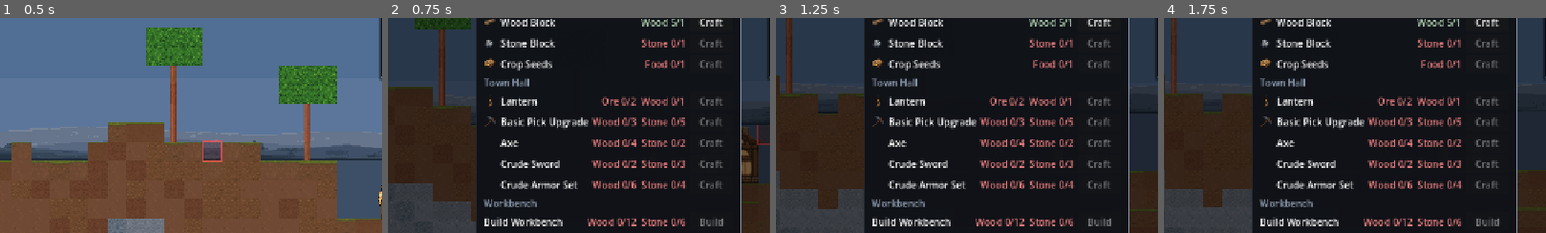
Above: before the commit, frames 1-4 (left to right).
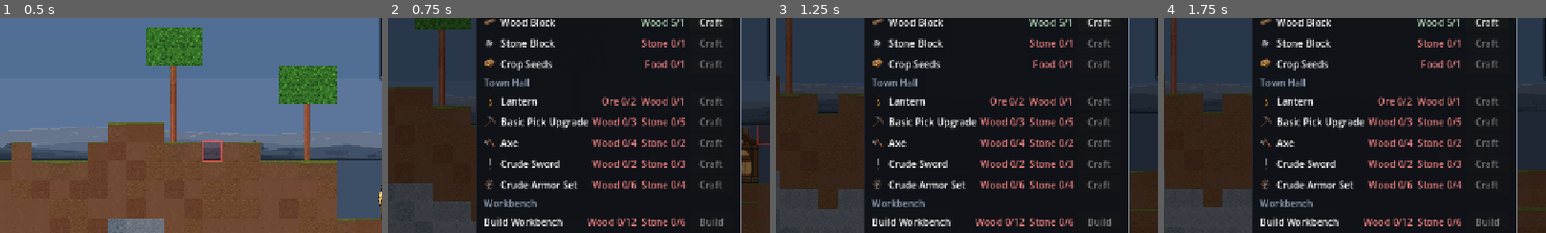
Above: after the commit, the same moments.

Repository: ppeck1/coheronia
Game: Godot game, scene res://scenes/main/Main.tscn
The game is run twice, just before and just after one commit, with the same random seed, the same clock (stepped at 60 frames per second) and the same inputs. This scene is started directly instead of the project's main scene.
Inputs (mouse positions are % of the whole screen's width and height, from its top left):
- Up to frame 1 (0.5 s): no input
- Up to frame 2 (0.75 s): tap Enter at 0.5 s; move the mouse to (72, 45) at 0.52 s; hold D (move_right) from 0.53 s (still down); hold C (craft) from 0.53 s (still down); click (72, 45) at 0.67 s
- Up to frame 3 (1.25 s): keep holding D (move_right); keep holding C (craft); tap Space (jump) at 0.77 s
- Up to frame 4 (1.75 s): release D (move_right) at 1.25 s; release C (craft) at 1.25 s; click "Inventory" at 1.25 s
The pictures show only the part of the screen within x 21-71%, y 19-69%; the shares and areas given below are measured in that part.

Frame 1 is identical in both runs. In frame 2, 0.1% of the frame differs, in the area x 25-29%, y 55-80%; in frame 3, 0.1%; in frame 4, 0.1%.

Commit message:
feat(playability): fallback icon contract for empty-output craft rows (R-07)
Recipes with empty outputs (the special forge gear: craft_axe/craft_sword/
craft_armor_set and anvil_iron_sword/anvil_iron_armor) resolved their row icon
from the missing output, so item_icon fell back to a meaningless shared
empty-id swatch. Give each an explicit `icon` item id in data/recipes.json
pointing at existing item art (axe/sword/armor, sword_iron/torso_iron -- no
assets created or edited).

CraftPanel.recipe_icon_id now resolves a row's icon from the explicit `icon` key
when present (an explicit "" is an intentional, documented no-icon state) else
the first output. Smoke r07_craft_rows_icon_contract asserts every visible craft
row across all stations resolves to a non-empty item-specific icon or an
explicitly documented no-icon state, and that craft_axe/craft_sword/
craft_armor_set resolve to real gear art (visual_texture, not a swatch).

Source smoke 369/369, exported 363/363 + 6 skipped, VERIFY PASS.

Co-Authored-By: Claude Opus 4.8 <noreply@anthropic.com>

Diff:
--- a/data/recipes.json
+++ b/data/recipes.json
@@ -83,6 +83,7 @@
         "stone": 2
       },
       "outputs": {},
+      "icon": "axe",
       "station": "town_hall"
     },
     {
@@ -93,6 +94,7 @@
         "stone": 3
       },
       "outputs": {},
+      "icon": "sword",
       "station": "town_hall"
     },
     {
@@ -103,6 +105,7 @@
         "stone": 4
       },
       "outputs": {},
+      "icon": "armor",
       "station": "town_hall"
     },
     {
@@ -159,6 +162,7 @@
       "inputs": { "iron_ingot": 3 },
       "outputs": {},
       "equip_slots": { "weapon": "sword_iron" },
+      "icon": "sword_iron",
       "station": "anvil"
     },
     {
@@ -167,6 +171,7 @@
       "inputs": { "iron_ingot": 5 },
       "outputs": {},
       "equip_slots": { "helmet": "helmet_iron", "torso": "torso_iron", "feet": "feet_iron" },
+      "icon": "torso_iron",
       "station": "anvil"
     }
   ]
--- a/scripts/main/smoke_test.gd
+++ b/scripts/main/smoke_test.gd
@@ -4173,6 +4173,30 @@
 	_check("r07_craft_panel_toggle_and_modal",
 		_cm_base and _cm_open and _cm_reclosed,
 		"base=%s open=%s reclosed=%s" % [str(_cm_base), str(_cm_open), str(_cm_reclosed)])
+
+	# (q) icon contract: every visible craft row resolves to an item-specific icon
+	# id (item_icon is always non-null, so an empty id would be a meaningless
+	# shared swatch), OR carries an explicit `icon` key = a documented no-icon
+	# state. The empty-output forge recipes (craft_axe/sword/armor_set) resolve via
+	# `icon` metadata to REAL gear art (visual_texture, not a swatch fallback).
+	var _ci_ok := true
+	var _ci_bad := ""
+	for _ci_st in ["hand", "town_hall", "workbench", "furnace", "anvil"]:
+		for _ci_rec: Dictionary in BlockRegistry.recipes_for_station(_ci_st):
+			var _ci_id: String = _cp2.recipe_icon_id(_ci_rec)
+			if _ci_id == "" and not _ci_rec.has("icon"):
+				_ci_ok = false
+				_ci_bad += str(_ci_rec.get("recipe_id", "")) + " "
+	var _ci_axe: bool = _cp2.recipe_icon_id(BlockRegistry.get_recipe("craft_axe")) == "axe" \
+		and BlockRegistry.visual_texture("items", "axe") != null
+	var _ci_sword: bool = _cp2.recipe_icon_id(BlockRegistry.get_recipe("craft_sword")) == "sword" \
+		and BlockRegistry.visual_texture("items", "sword") != null
+	var _ci_armor: bool = _cp2.recipe_icon_id(BlockRegistry.get_recipe("craft_armor_set")) == "armor" \
+		and BlockRegistry.visual_texture("items", "armor") != null
+	_check("r07_craft_rows_icon_contract",
+		_ci_ok and _ci_axe and _ci_sword and _ci_armor,
+		"ok=%s bad=[%s] axe=%s sword=%s armor=%s" % [str(_ci_ok), _ci_bad,
+			str(_ci_axe), str(_ci_sword), str(_ci_armor)])
 
 	# (f) wall art hook: a dropped-in back_walls PNG resolves through the
 	# registry and removal falls back (fq09v temp discipline; the wall
--- a/scripts/ui/craft_panel.gd
+++ b/scripts/ui/craft_panel.gd
@@ -180,8 +180,8 @@
 	var icon := TextureRect.new()
 	icon.custom_minimum_size = Vector2(20, 20)
 	icon.stretch_mode = TextureRect.STRETCH_KEEP_ASPECT_CENTERED
-	var out_id := _first_key(recipe.get("outputs", {}))
-	icon.texture = BlockRegistry.item_icon(out_id) if out_id != "" else null
+	var icon_id := recipe_icon_id(recipe)
+	icon.texture = BlockRegistry.item_icon(icon_id) if icon_id != "" else null
 	row.add_child(icon)
 	var name_lbl := Label.new()
 	name_lbl.text = str(recipe.get("display_name", rid))
@@ -238,3 +238,14 @@
 	for k in d:
 		return str(k)
 	return ""
+
+
+## R-07 icon contract: the item id whose icon represents a recipe row. Uses the
+## explicit `icon` recipe metadata (for recipes with empty outputs -- the forged
+## gear craft_axe/craft_sword/craft_armor_set) else the first output id. A "" here
+## is an intentional, documented no-icon state (the row then shows no icon rather
+## than a meaningless empty-id swatch).
+func recipe_icon_id(recipe: Dictionary) -> String:
+	if recipe.has("icon"):
+		return str(recipe.get("icon", ""))   # explicit; "" = intentional no icon
+	return _first_key(recipe.get("outputs", {}))
Not shown, changed: docs/FABLE_TASK_QUEUE.md
Not shown, changed: docs/HANDOFF.md
Not shown, changed: docs/WORK_ORDER_RELEASE_FOUNDATIONS.md
